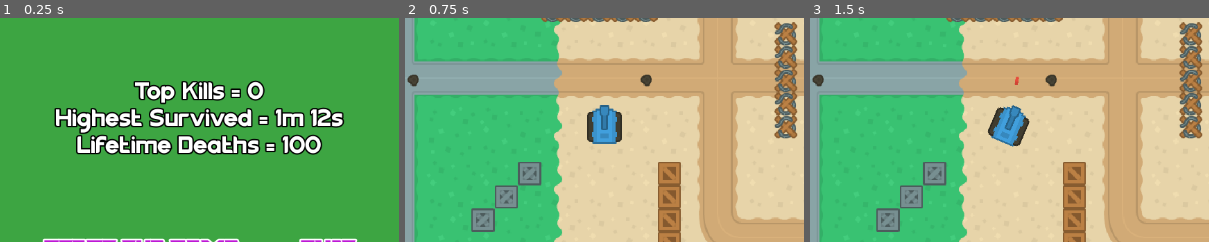
Above: before the commit, frames 1-3 (left to right).
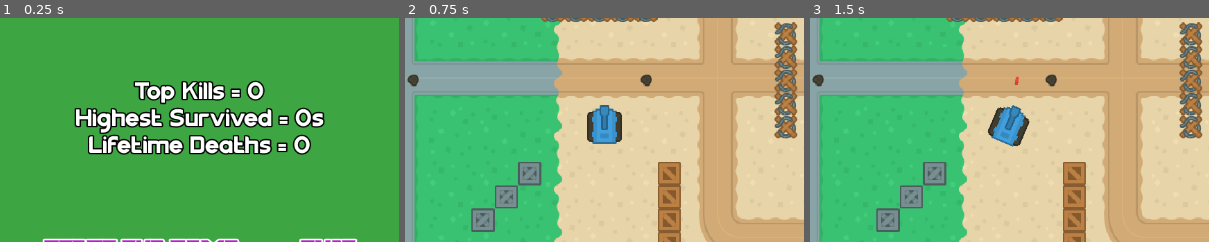
Above: after the commit, the same moments.

Repository: ki8yk8/game-dev-resolution
Game: Godot game, scene res://Scenes/main_menu.tscn
Same seed, same stepped clock (60 frames per second), same inputs: the game is played once before the commit and once after it.
Inputs:
- Up to frame 1 (0.25 s): no input
- Up to frame 2 (0.75 s): click "Start The GAME" at 0.5 s
- Up to frame 3 (1.5 s): tap Enter at 1.25 s; hold Right (right) from 1.28 s (still down); tap Space (shoot) at 1.35 s
The pictures show only the part of the screen within x 25-75%, y 26-76%; the shares and areas given below are measured in that part.

The runs differ from the first frame. In frame 1, 8.5% of the frame differs, in the area x 13-87%, y 39-62%; in frame 2, nothing differs; in frame 3, nothing differs.

Commit message:
adds game manager that adds the content

Diff:
--- /dev/null
+++ b/Scripts/game_manager.gd
@@ -0,0 +1,10 @@
+extends Node
+
+var GAME_STATE = {
+	"top_kills": 0,
+	"highest_survived": 0,    # in seconds
+	"lifetime_deaths": 0,
+}
+
+func get_game_state() -> Dictionary:
+	return GAME_STATE
--- a/Scripts/main_menu.gd
+++ b/Scripts/main_menu.gd
@@ -1,4 +1,15 @@
 extends Control
+
+@onready var top_kills_label = $MarginContainer/VBoxContainer/MarginContainer/VBoxContainer/Label2
+@onready var highest_survived_label = $MarginContainer/VBoxContainer/MarginContainer/VBoxContainer/Label3
+@onready var lifetime_deaths_label = $MarginContainer/VBoxContainer/MarginContainer/VBoxContainer/Label4
+
+func _ready() -> void:
+	# TODO: add conversion of highest survived time to proper format like hour minute and seconds
+	var game_state = GameManager.get_game_state()
+	top_kills_label.text = "Top Kills = "+str(game_state.get("top_kills", 0))
+	highest_survived_label.text = "Highest Survived = "+str(game_state.get("highest_survived", 0))+"s"
+	lifetime_deaths_label.text = "Lifetime Deaths = "+str(game_state.get("lifetime_deaths", 0))
 
 func _on_start_the_game_pressed() -> void:
 	get_tree().change_scene_to_file("res://Scenes/game_play.tscn")
--- a/project.godot
+++ b/project.godot
@@ -14,6 +14,10 @@
 run/main_scene="uid://mennb783118i"
 config/features=PackedStringArray("4.6", "GL Compatibility")
 config/icon="res://icon.svg"
+
+[autoload]
+
+GameManager="*uid://y8jp84qcvrk6"
 
 [editor_plugins]
 
Not shown, added: Scripts/game_manager.gd.uid
